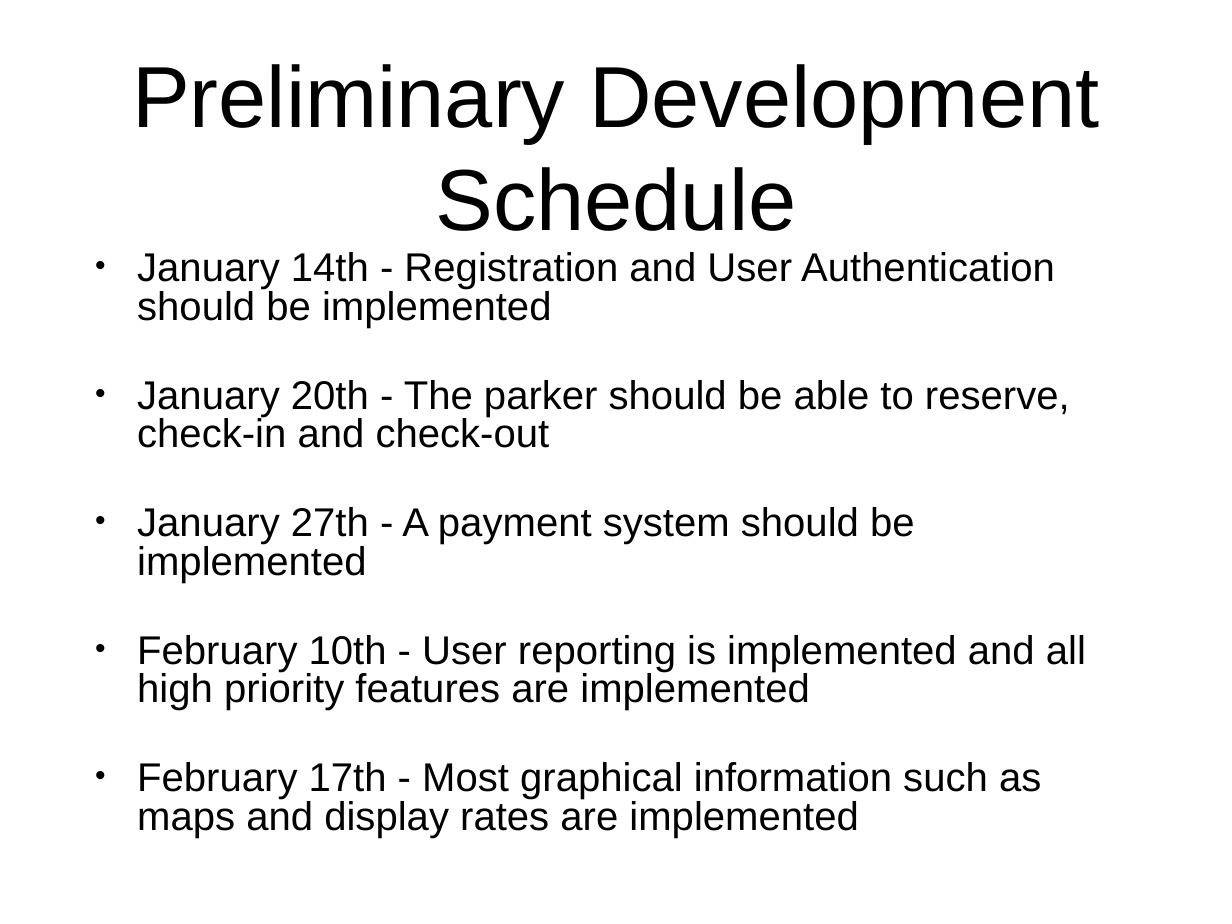
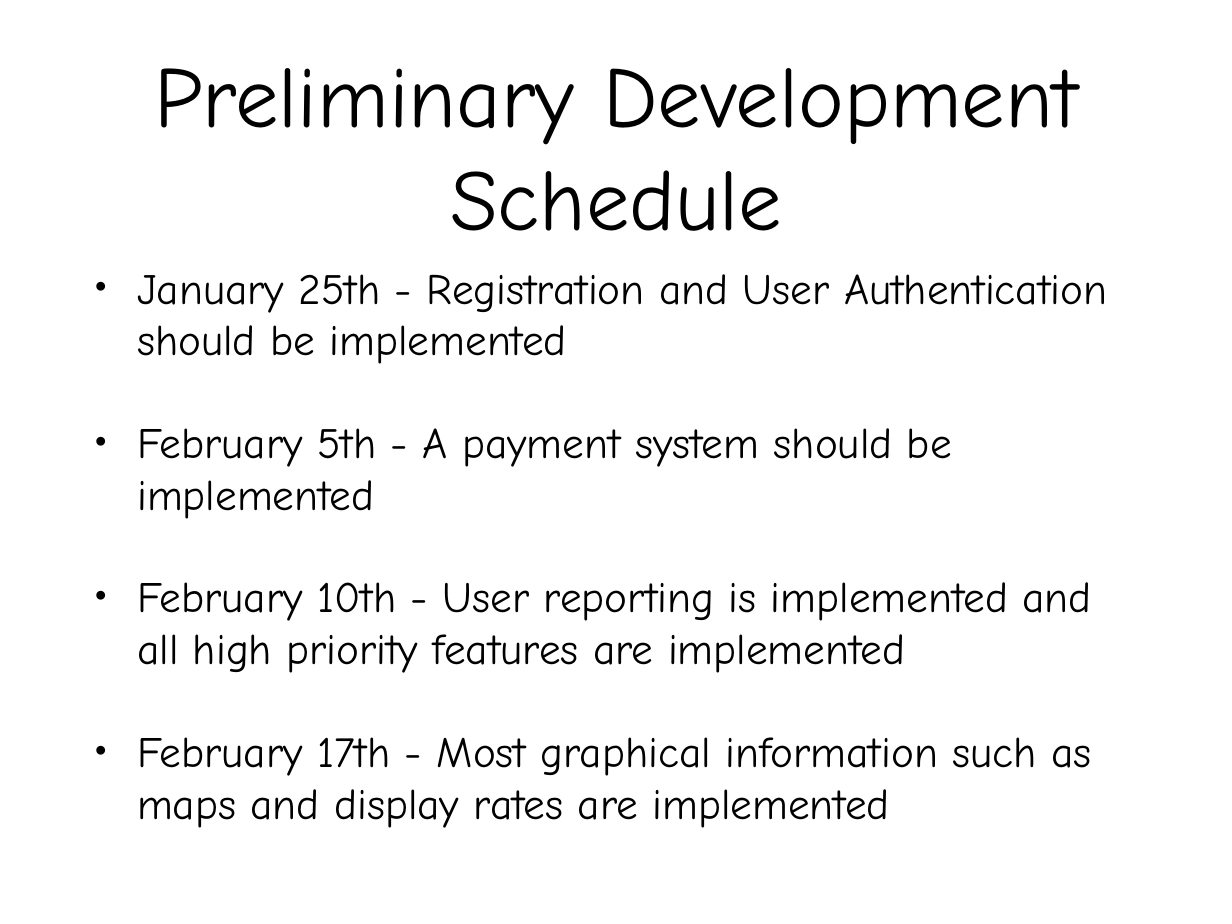
Before and after one commit to Tohoma/Parkit, a slide deck: slide 19 of docs/PARKIT Powerpoint.pptx (slide 18 before the commit). Drawn at 1232x924 pixels with LibreOffice and Linux fonts; fonts in the diff are those of the drawing. Boxes give left, top, right and bottom in pixels: in the first picture for what was removed or moved away, otherwise in the second. Text is boxed around its words. In the diff, an @@ line names an element or a change of style, - is before the commit and + after.

```diff
--- a/docs/PARKIT Powerpoint.pptx
+++ b/docs/PARKIT Powerpoint.pptx
@@ title "Preliminary Development Schedule" at <box>154,68,1077,231</box>: font Arial to Comic Neue @@
@@ text at <box>137,274,1107,519</box>: text changed; size 33.3 to 36 pt; font Arial to Comic Neue @@
-• January 14th - Registration and User Authentication should be implemented
-• January 20th - The parker should be able to reserve, check-in and check-out
-• January 27th - A payment system should be implemented
+• January 25th - Registration and User Authentication should be implemented
+• February 5th - A payment system should be implemented
@@ text at <box>137,582,1092,828</box>: size 33.3 to 36 pt, font Arial to Comic Neue in "February 10th - User reporting is implemented ...", "February 17th - Most graphical information such ..."; line spacing 0.8 to 1 @@
```
Also in this commit, not shown: 7 other slides changed, 1 slide added, 5 other files.
